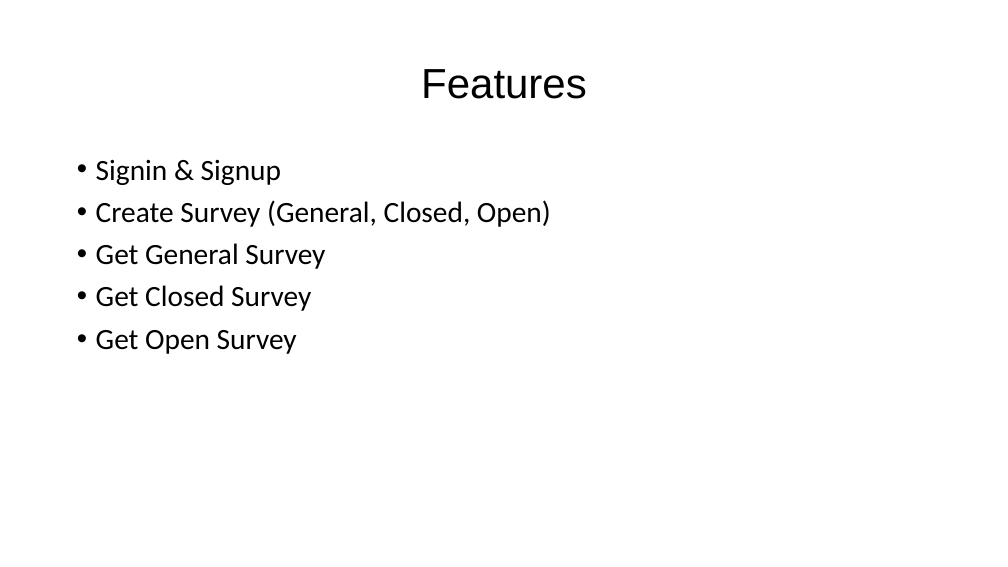
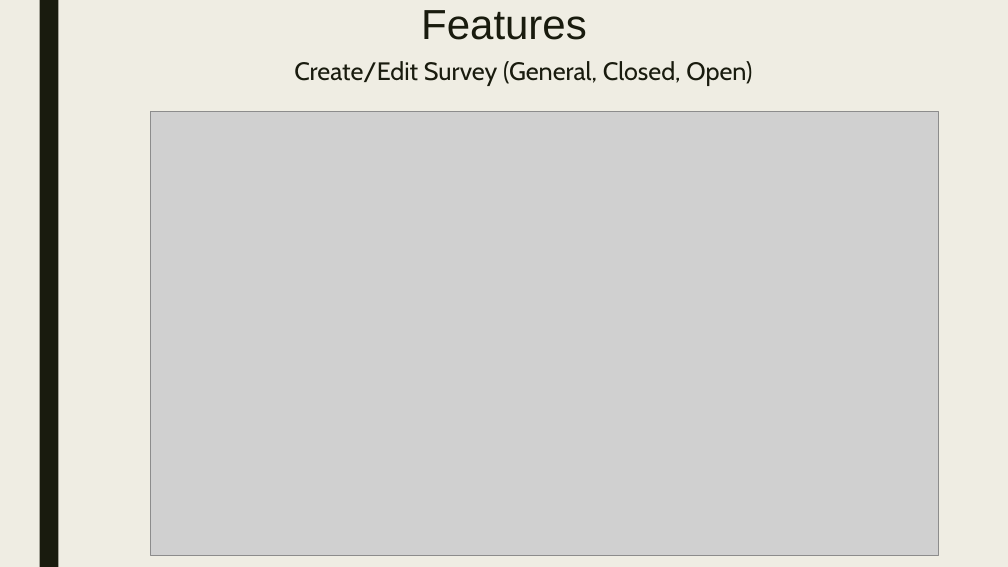
Before and after one commit to RajeshriSonwane/Survey-Ape-Using-Spring-and-React, a slide deck: slide 4 of cmpe275-Ppt.pptx. Drawn at 1008x567 pixels with LibreOffice and Linux fonts; fonts in the diff are those of the drawing; grey boxes stand for pictures. Boxes give left, top, right and bottom in pixels: in the first picture for what was removed or moved away, otherwise in the second. Text is boxed around its words. In the diff, an @@ line names an element or a change of style, - is before the commit and + after.

```diff
--- a/cmpe275-Ppt.pptx
+++ b/cmpe275-Ppt.pptx
@@ background #FFFFFF to #EFEDE3 @@
@@ rectangle added at bbox=[39, 0, 58, 567], fill #191B0E @@
@@ title "Features": place and size @@
-title "Features" at bbox=[421, 69, 587, 99]
+title "Features" at bbox=[421, 10, 587, 40]
@@ title "Features" at bbox=[421, 10, 587, 40]: text colour #000000 to #191B0E; line spacing 0.9 to 0.89; vertical alignment middle to top @@
@@ text at bbox=[294, 61, 752, 86]: text changed; size 28 to 24 pt; font Calibri to Cabin; text colour #000000 to #191B0E @@
-• Signin & Signup
-• Create Survey (General, Closed, Open)
-• Get General Survey
-• Get Closed Survey
-• Get Open Survey
+Create/Edit Survey (General, Closed, Open)
@@ picture added at bbox=[151, 112, 939, 555] @@
```
Also in this commit, not shown: 2 other slides changed, 4 slides added, 6 slides removed, 5 other files.
